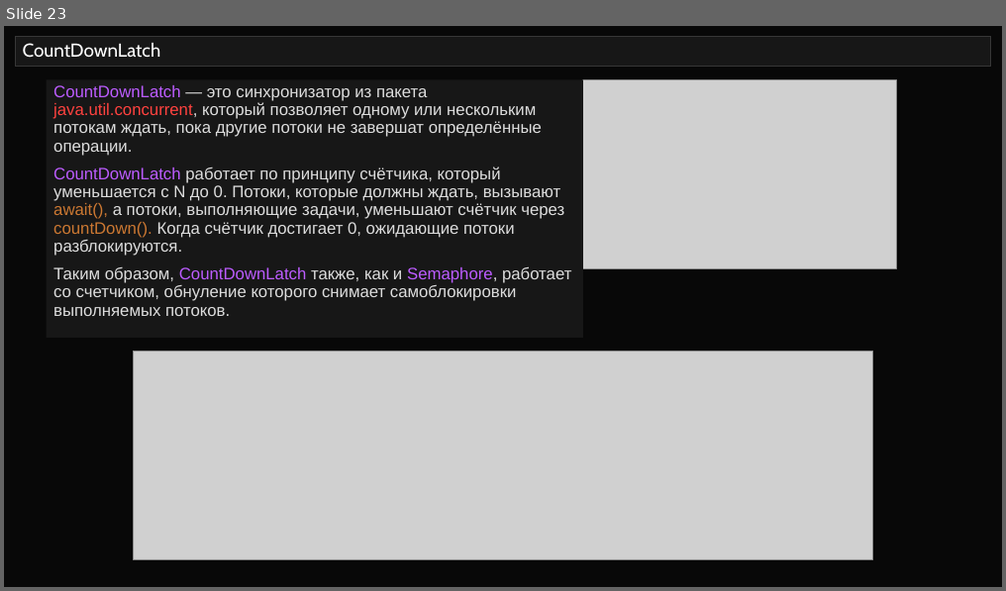
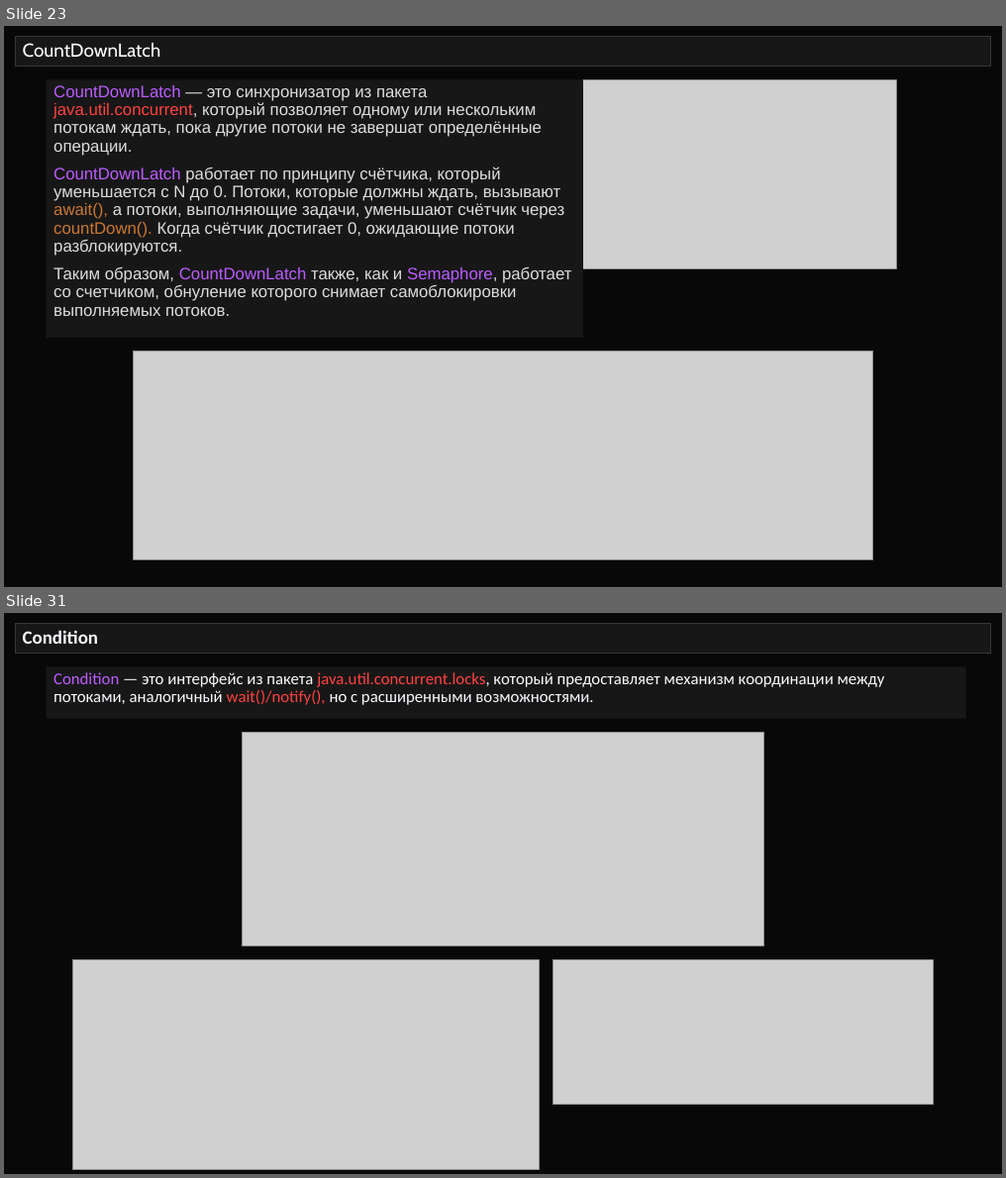
Before and after one commit to semusv/SIB_Concurrent, a slide deck: Concurrent_v1.pptx. Shown one above the other, each under a label of ours: slide 23 before the commit, slides 23 and 31 after it; the slides between them are not shown. The pictures are 1006x591 and 1006x1178 pixels, drawn with LibreOffice and Linux fonts; fonts in the diff are those of the drawing; grey boxes stand for pictures. Boxes give left, top, right and bottom in pixels: in the first picture for what was removed or moved away, otherwise in the second. Text is boxed around its words. In the diff, an @@ line names an element or a change of style, - is before the commit and + after.

```diff
--- a/Concurrent_v1.pptx
+++ b/Concurrent_v1.pptx
@@ slide 31 added at box(4, 613, 1002, 1174), background #080808 @@
@@ title added at box(15, 624, 991, 654), fill #171717, outline #373737 0.75 pt, 18 pt, text #F8FAFF, bold @@
+Condition
@@ rectangle added at box(46, 666, 966, 719), fill #171717, 16 pt, text #F8FAFF @@
+Condition — это интерфейс из пакета java.util.concurrent.locks, который предоставляет механизм координации между потоками, аналогичный wait()/notify(), но с расширенными возможностями.
@@ picture added at box(242, 732, 763, 947) @@
@@ picture added at box(73, 959, 539, 1169) @@
@@ picture added at box(553, 959, 933, 1105) @@
```
Also in this commit, not shown: 1 slide changed, 6 other slides added, 2 slides removed, 4 other files.
